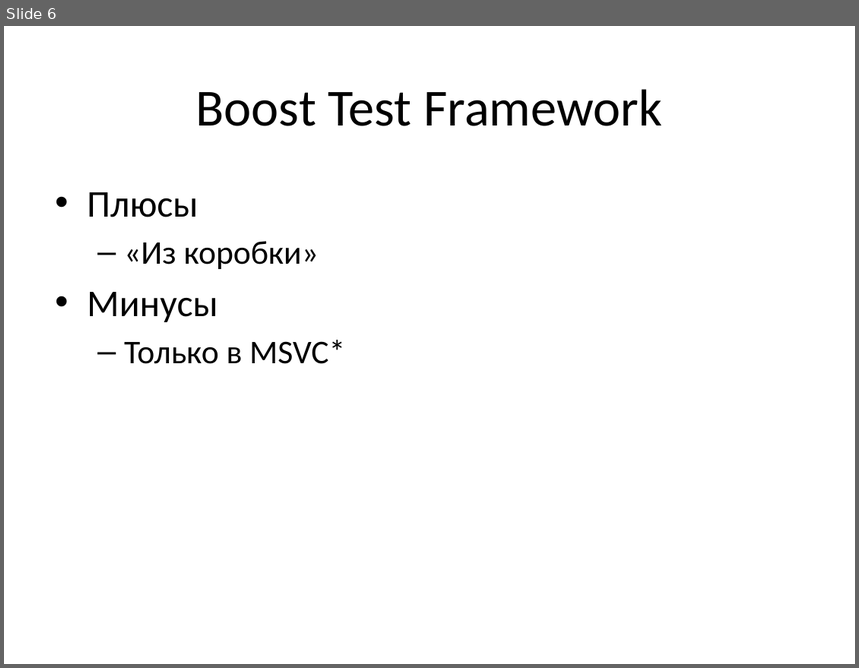
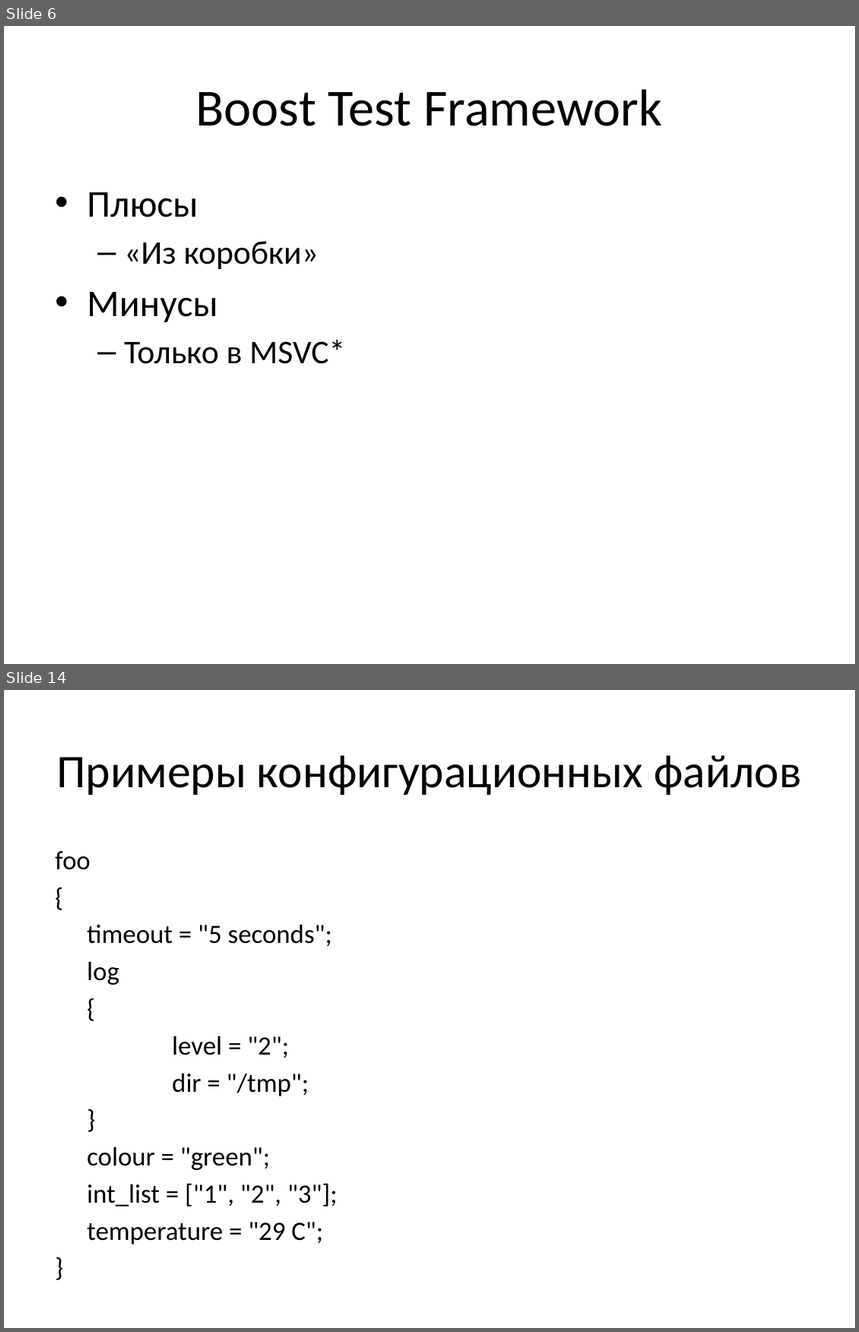
Before and after one commit to russov/cpp_craft_1013, a slide deck: lections/cpp_craft_lec_7_pre.pptx. Shown one above the other, each under a label of ours: slide 6 before the commit, slides 6 and 14 after it; the slides between them are not shown. The pictures are 859x668 and 859x1332 pixels, drawn with LibreOffice and Linux fonts; fonts in the diff are those of the drawing. Boxes give left, top, right and bottom in pixels: in the first picture for what was removed or moved away, otherwise in the second. Text is boxed around its words. In the diff, an @@ line names an element or a change of style, - is before the commit and + after.

```diff
--- a/lections/cpp_craft_lec_7_pre.pptx
+++ b/lections/cpp_craft_lec_7_pre.pptx
@@ slide 14 added at [4,690,855,1328], background #FFFFFF @@
@@ title added at [57,755,802,795], 39.6 pt, text #000000 @@
+Примеры конфигурационных файлов
@@ text added at [55,851,338,1245], 22.4 pt, text #000000 @@
+foo
+{
+timeout = "5 seconds";
+log
+{
+level = "2";
+dir = "/tmp";
+}
+colour = "green";
+int_list = ["1", "2", "3"];
+temperature = "29 C";
+}
```
Also in this commit, not shown: 2 slides changed, 23 other slides added, 11 other files.
